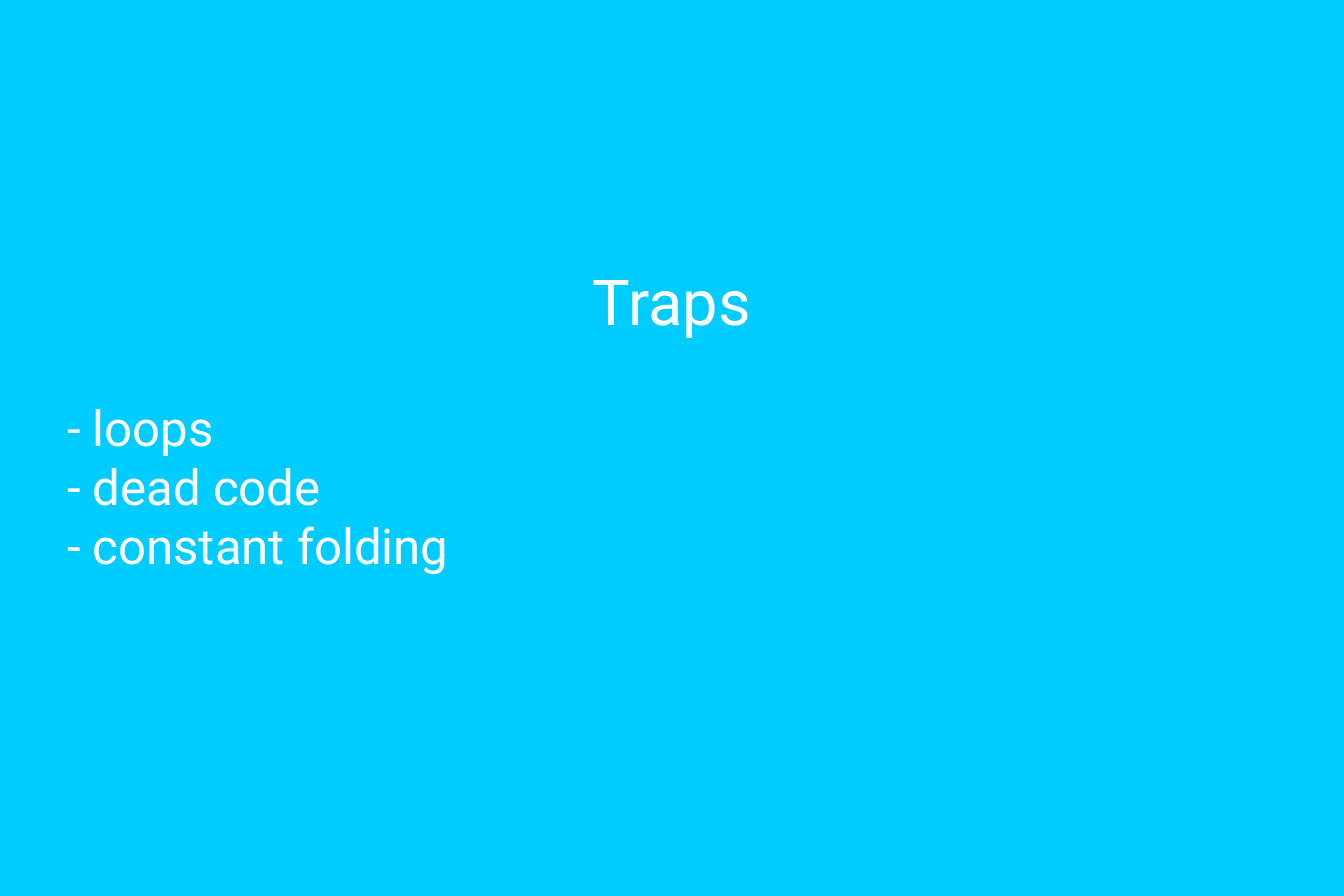
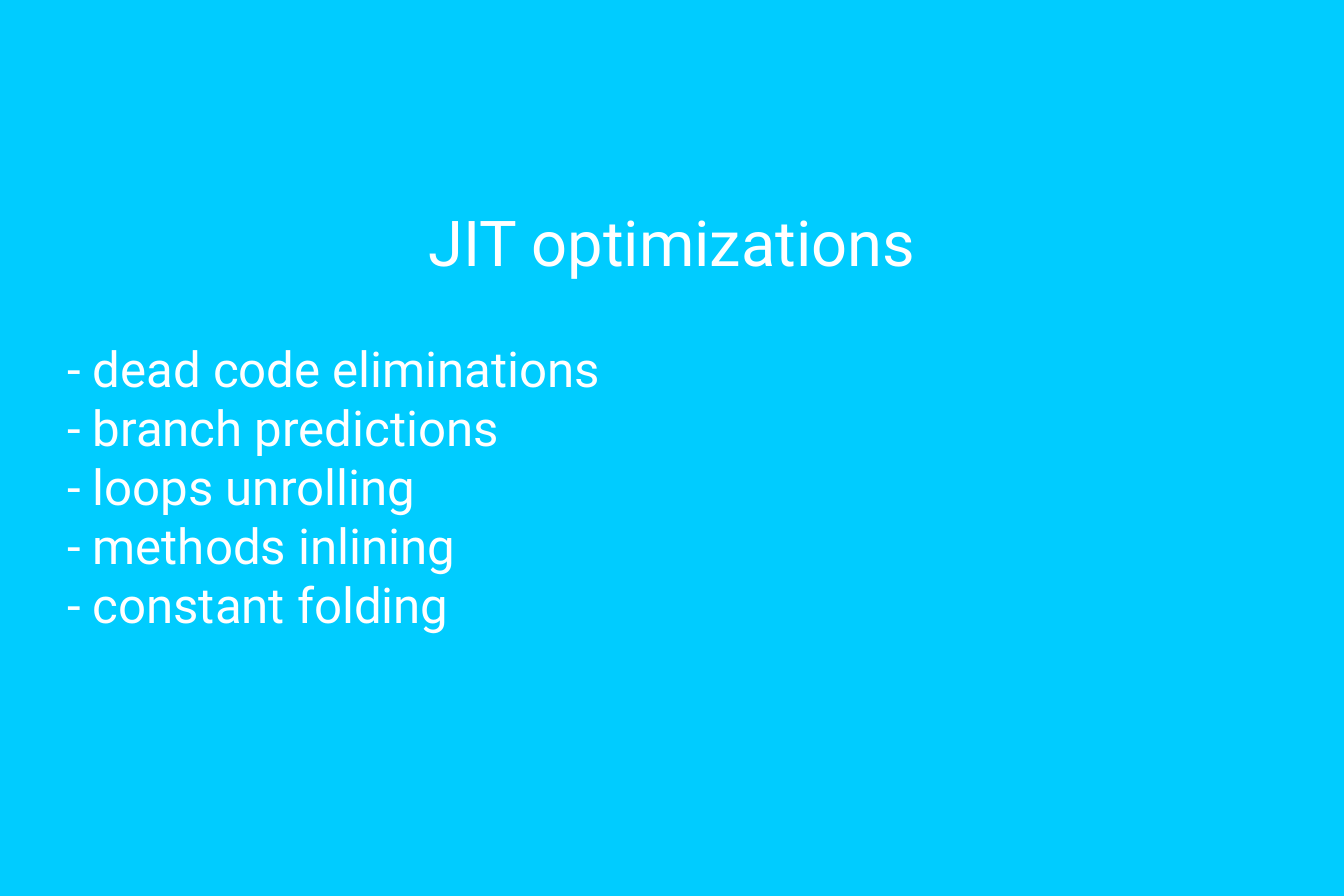
Before and after one commit to mateuszwinnicki/talks, a slide deck: slide 8 of MicrobenchmarksJMH/JMH.odp (slide 9 before the commit). Drawn at 1344x896 pixels with LibreOffice and Linux fonts; fonts in the diff are those of the drawing. Boxes give left, top, right and bottom in pixels: in the first picture for what was removed or moved away, otherwise in the second. Text is boxed around its words. In the diff, an @@ line names an element or a change of style, - is before the commit and + after.

```diff
--- a/MicrobenchmarksJMH/JMH.odp
+++ b/MicrobenchmarksJMH/JMH.odp
@@ text at box(93, 220, 916, 575): text changed @@
-Traps
-- loops
-- dead code
+JIT optimizations
+- dead code eliminations
+- branch predictions
+- loops unrolling
+- methods inlining
```
Also in this commit, not shown: 1 other slide changed, 6 slides added, 2 slides removed, 5 other files.
